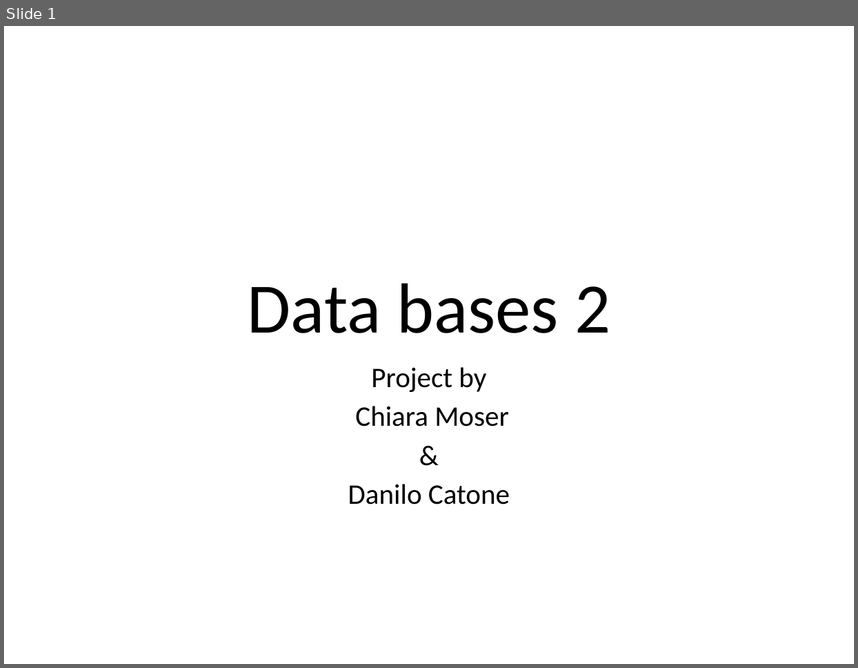
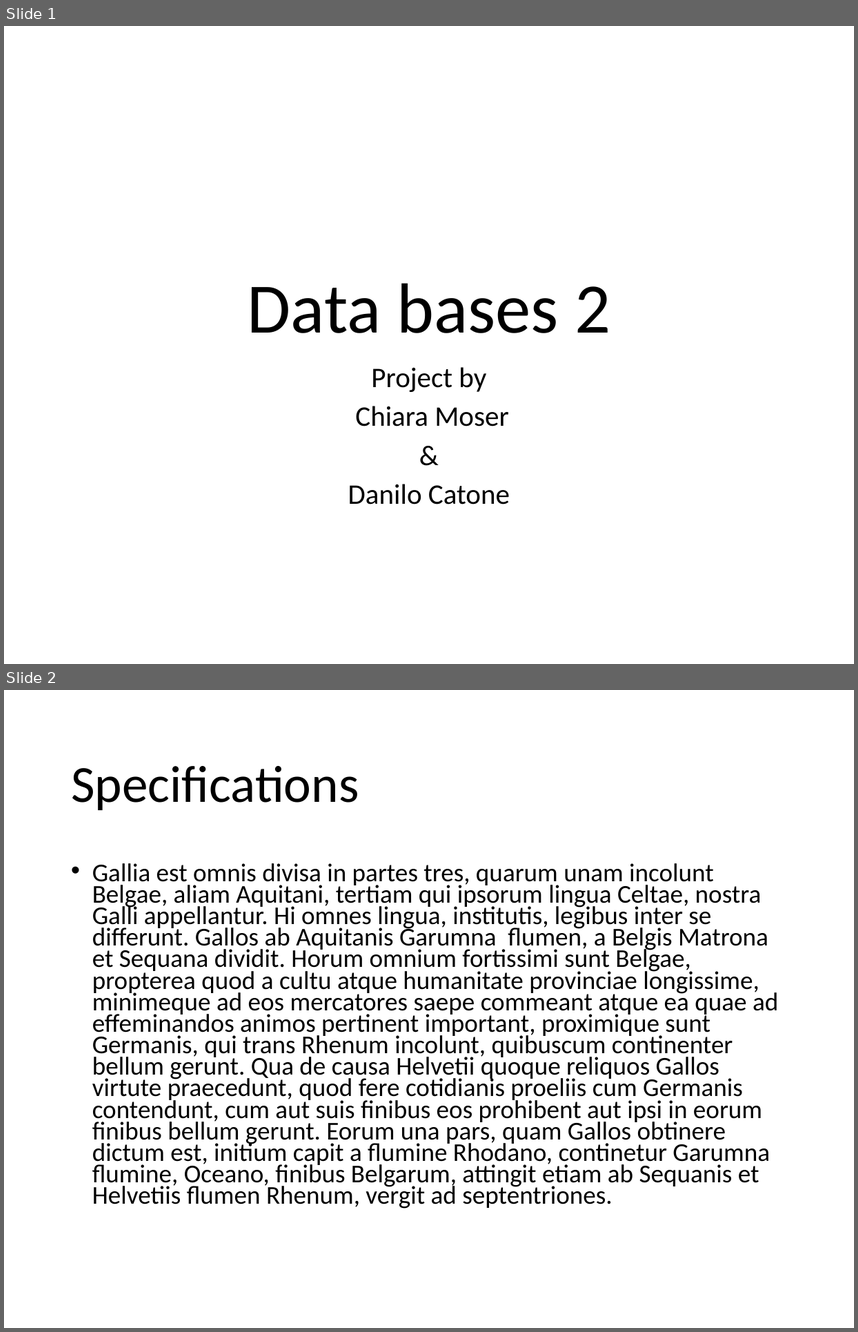
Before and after one commit to catonzio/DB2project, a slide deck: DB2project.pptx. Shown one above the other, each under a label of ours: slide 1 before the commit, slides 1 and 2 after it. The pictures are 858x668 and 858x1332 pixels, drawn with LibreOffice and Linux fonts; fonts in the diff are those of the drawing. Boxes give left, top, right and bottom in pixels: in the first picture for what was removed or moved away, otherwise in the second. Text is boxed around its words. In the diff, an @@ line names an element or a change of style, - is before the commit and + after.

```diff
--- a/DB2project.pptx
+++ b/DB2project.pptx
@@ slide 2 added at <box>4,690,854,1328</box>, background #FFFFFF @@
@@ title added at <box>71,766,359,810</box>, 44 pt, text #000000 @@
+Specifications
@@ text added at <box>92,863,778,1208</box>, 21.7 pt, text #000000 @@
+• Gallia est omnis divisa in partes tres, quarum unam incolunt Belgae, aliam Aquitani, tertiam qui ipsorum lingua Celtae, nostra Galli appellantur. Hi omnes lingua, institutis, legibus inter se differunt. Gallos ab Aquitanis Garumna flumen, a Belgis Matrona et Sequana dividit. Horum omnium fortissimi sunt Belgae, propterea quod a cultu atque humanitate provinciae longissime, minimeque ad eos mercatores saepe commeant atque ea quae ad effeminandos animos pertinent important, proximique sunt Germanis, qui trans Rhenum incolunt, quibuscum continenter bellum gerunt. Qua de causa Helvetii quoque reliquos Gallos virtute praecedunt, quod fere cotidianis proeliis cum Germanis contendunt, cum aut suis finibus eos prohibent aut ipsi in eorum finibus bellum gerunt. Eorum una pars, quam Gallos obtinere dictum est, initium capit a flumine Rhodano, continetur Garumna flumine, Oceano, finibus Belgarum, attingit etiam ab Sequanis et Helvetiis flumen Rhenum, vergit ad septentriones.
```
Also in this commit, not shown: 13 slides changed, 3 other slides added, 11 slides removed, 14 other files.
